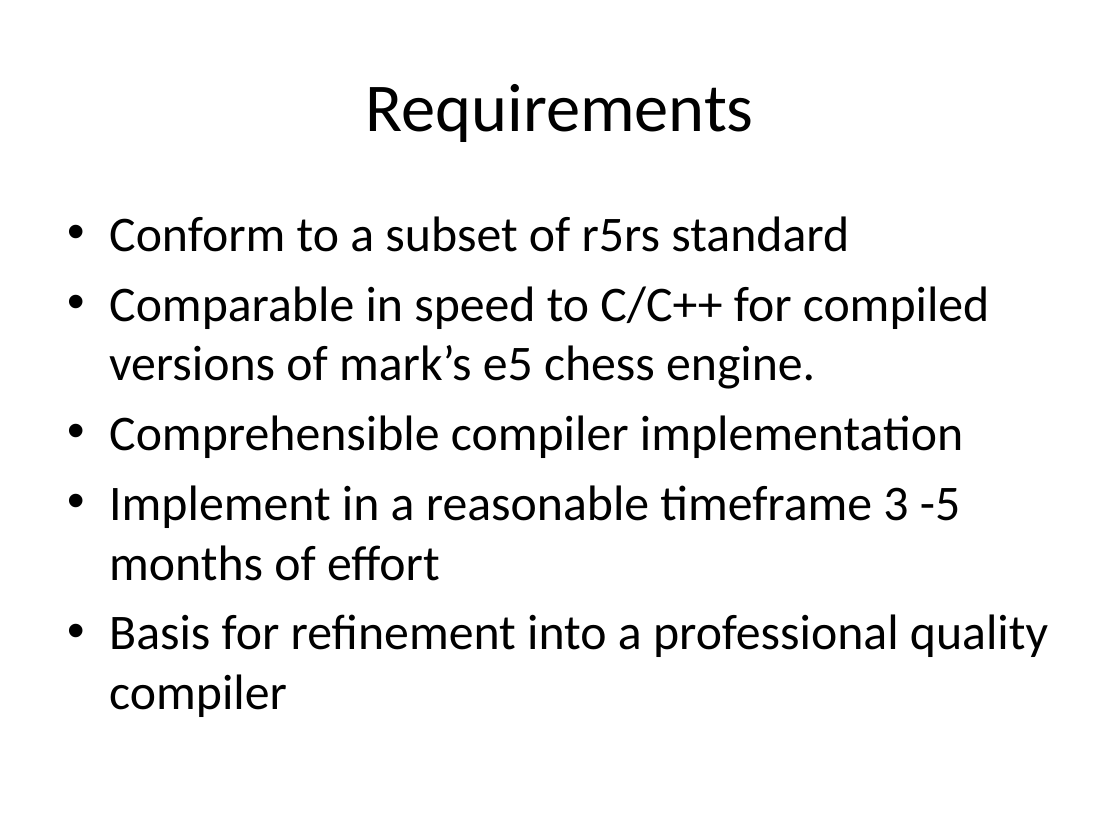
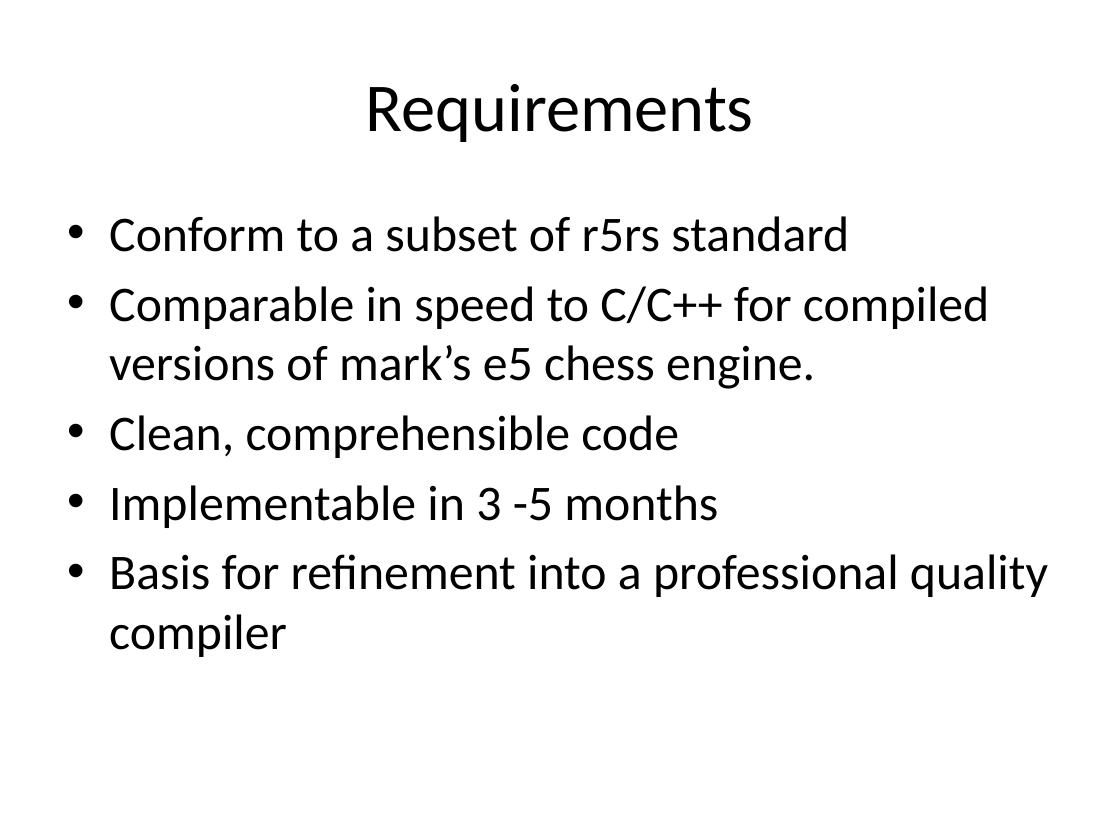
Before and after one commit to markcornwell/pilar, a slide deck: slide 2 of doc/Pilar.pptx. Drawn at 1120x840 pixels with LibreOffice and Linux fonts; fonts in the diff are those of the drawing. Boxes give left, top, right and bottom in pixels: in the first picture for what was removed or moved away, otherwise in the second. Text is boxed around its words. In the diff, an @@ line names an element or a change of style, - is before the commit and + after.

```diff
--- a/doc/Pilar.pptx
+++ b/doc/Pilar.pptx
@@ text at [109,415,718,528]: text changed @@
-• Comprehensible compiler implementation
-• Implement in a reasonable timeframe 3 -5 months of effort
+• Clean, comprehensible code
+• Implementable in 3 -5 months
```
Also in this commit, not shown: 3 other slides changed, 3 slides added, 1 slide removed, 7 other files.
